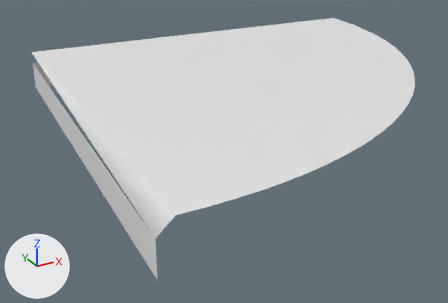
The OBJ model Assets/Models/Slice26.obj, before and after one commit.
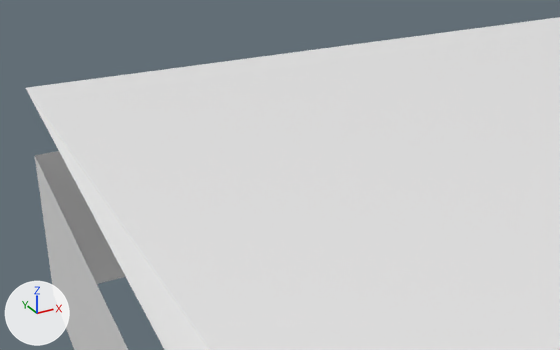
Old and new are each drawn whole from a camera (50 mm lens) standing at (-0.338, -1.697, 0.43) and looking at (0.328, -0.486, -0.176) and again close up from a camera (50 mm lens) standing at (-0.056, -0.32, 0.096) and looking at (0.09, -0.053, -0.038). Every picture has the same lights, and +X, +Y and +Z are marked at lower left. Where no turn or scale is listed for an object, it has been applied to the vertices.

The first close-up shows 'Slice26'.
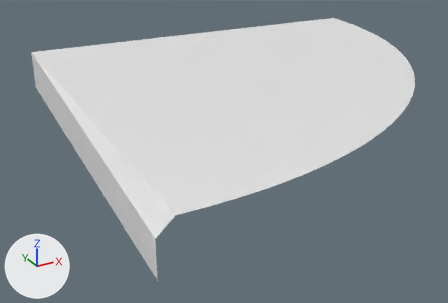
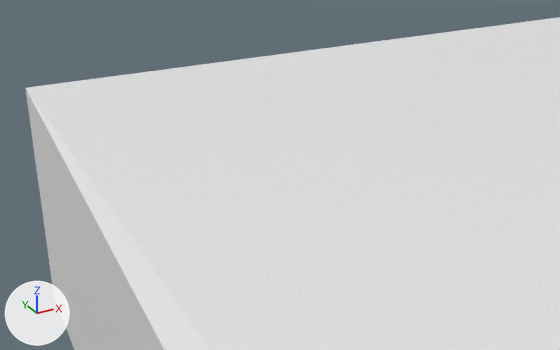
Patch to the scene script:
```diff
--- a/Assets/Models/Slice26.obj.py
+++ b/Assets/Models/Slice26.obj.py
@@ me_slice26 @@
 me_slice26.from_pydata(...)  # 34 vertices, 30 faces; spans x -0.063..1.0, y -1.0..0.0, z -0.1..0.0
 # used by ob_slice26; location = (0.0, 0.0, 0.0)
 # verts and faces of me_slice26; kept vertices keep their numbers, new ones are numbered from 34
 # before: 0 (0.0, 0.0, 0.0) at pixel (25, 87), 2 (1.0, 0.0, -0.03), 29 (-0.063, -0.998, -0.03), 30 (0.0, 0.0, -0.1) at pixel (53, 295), 31 (0.0, 0.0, -0.03) at pixel (34, 155)
 # before: 32 (1.0, 0.0, -0.1), 33 (-0.063, -0.998, -0.1)
+# me_slice26 part 1
+delete_vertices([31])  # with the faces that use them
+faces += [(0, 2, 32, 30), (0, 30, 33, 29)]
```

Changed parts and their boxes (x1, y1, x2, y2) in the close-ups (560 x 350 px; the box of a moved part takes in the faces that stretch with it):
part 1 of me_slice26, moved or reshaped
    before: (35, 151, 128, 350)
    after: (26, 90, 164, 350)
